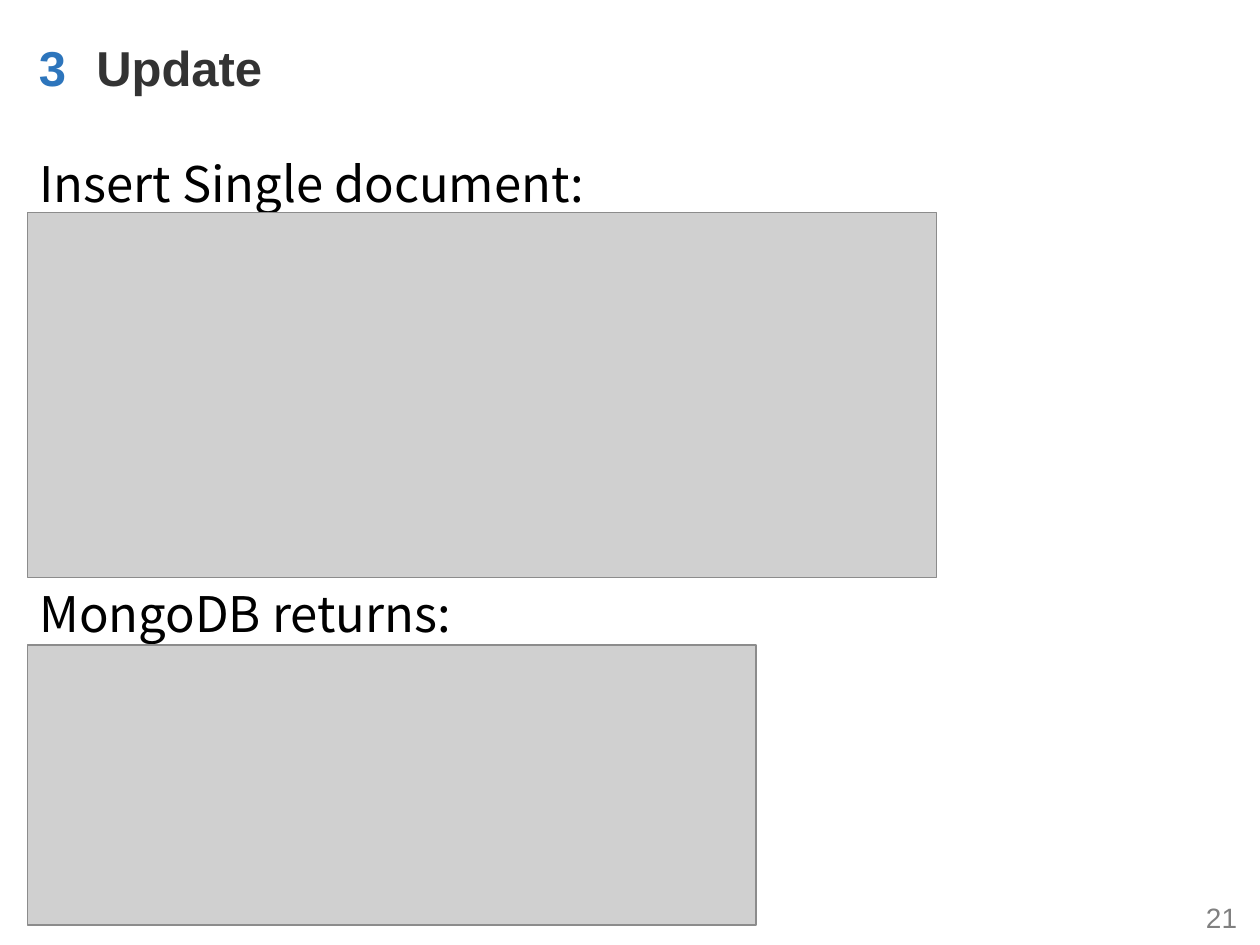
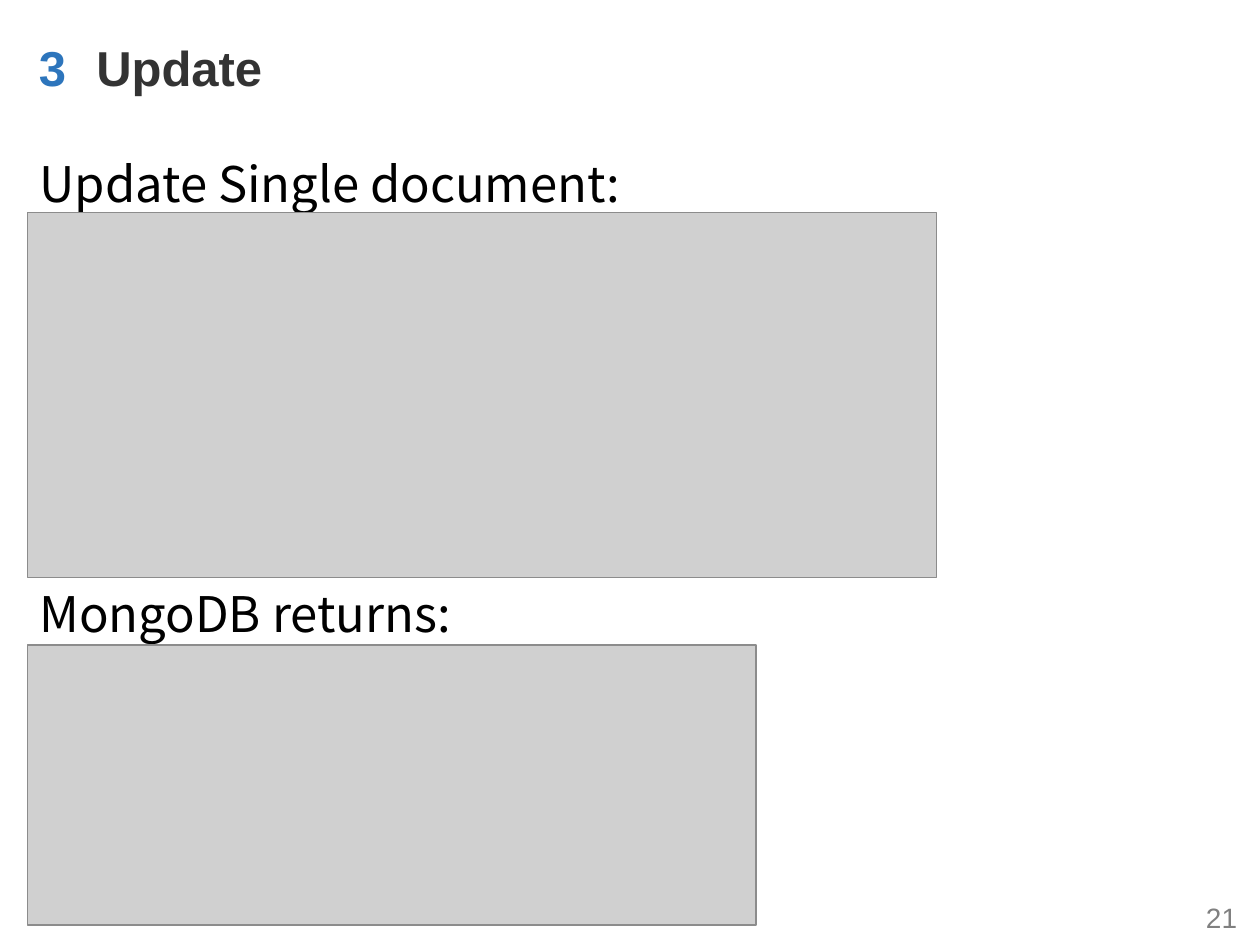
Before and after one commit to WenhaoXu/full-stack-web-course, a slide deck: slide 21 of db/mongodb/2017/materials/MongoDB_CH2_CRUD.pptx. Drawn at 1260x945 pixels with LibreOffice and Linux fonts; fonts in the diff are those of the drawing; grey boxes stand for pictures; background and template pictures are left out. Boxes give left, top, right and bottom in pixels: in the first picture for what was removed or moved away, otherwise in the second. Text is boxed around its words. In the diff, an @@ line names an element or a change of style, - is before the commit and + after.

```diff
--- a/db/mongodb/2017/materials/MongoDB_CH2_CRUD.pptx
+++ b/db/mongodb/2017/materials/MongoDB_CH2_CRUD.pptx
@@ text at (40,163,620,214): text changed @@
-Insert Single document:
+Update Single document:
```
Also in this commit, not shown: 2 other slides changed, 13 slides added, 1 other file.
